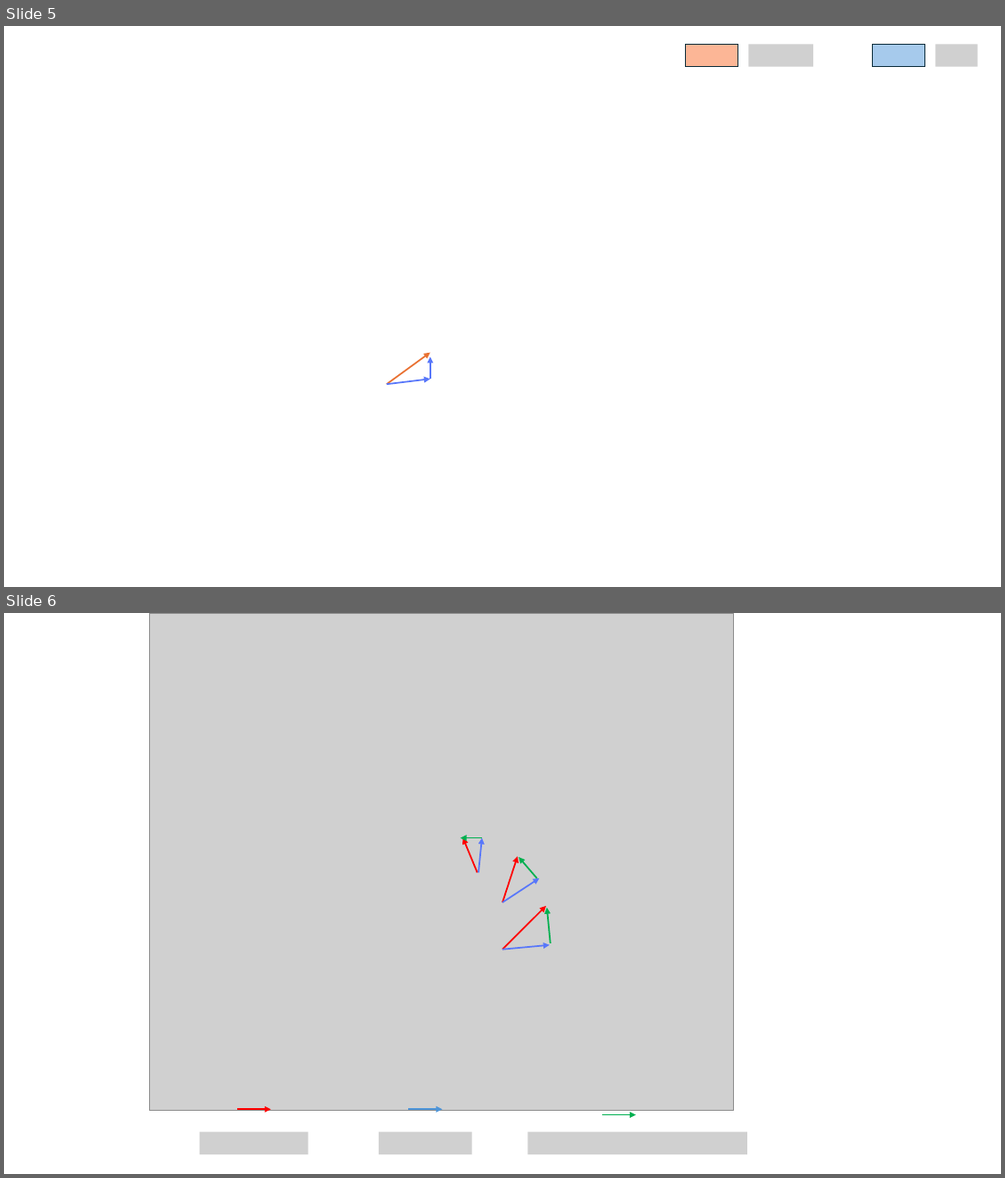
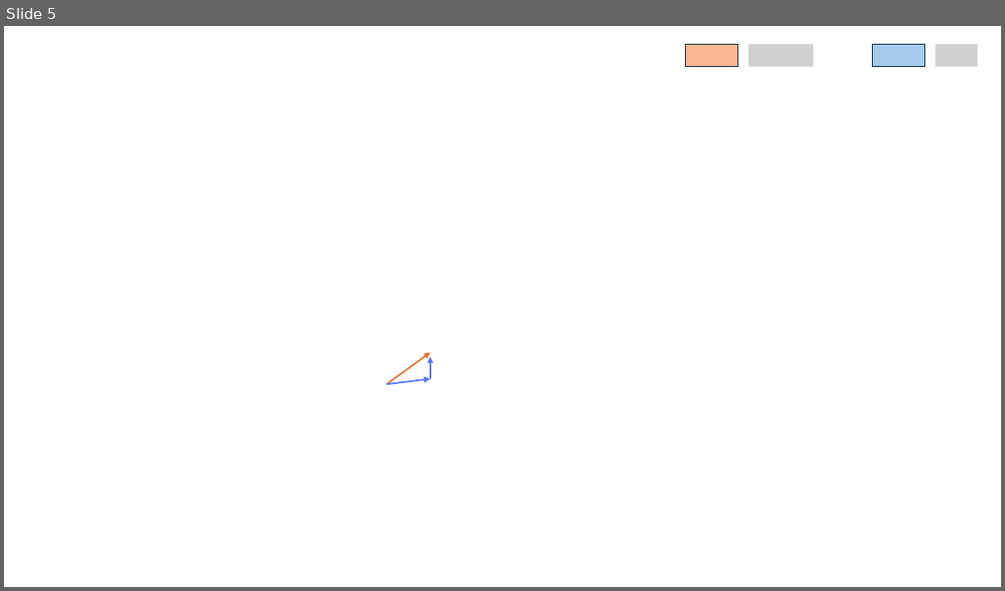
Before and after one commit to innovation-cat/innovation-cat.github.io, a slide deck: images/posts/2025-07-03-blog-post/新建 Microsoft PowerPoint 演示文稿.pptx. Shown one above the other, each under a label of ours: slides 5 and 6 before the commit, slide 5 after it. The pictures are 1005x1178 and 1005x591 pixels, drawn with LibreOffice and Linux fonts; fonts in the diff are those of the drawing; grey boxes stand for pictures; background and template pictures are left out. Boxes give left, top, right and bottom in pixels: in the first picture for what was removed or moved away, otherwise in the second. Text is boxed around its words. In the diff, an @@ line names an element or a change of style, - is before the commit and + after.

```diff
--- a/images/posts/2025-07-03-blog-post/新建 Microsoft PowerPoint 演示文稿.pptx
+++ b/images/posts/2025-07-03-blog-post/新建 Microsoft PowerPoint 演示文稿.pptx
@@ slide 6 removed at (4,613,1001,1174), background #FFFFFF @@
@@ picture removed at (150,613,734,1111) @@
@@ arrow removed from (482, 838) to (461, 838) @@
@@ arrow removed from (477, 873) to (463, 838) @@
@@ arrow removed from (479, 873) to (482, 838) @@
@@ arrow removed from (502, 902) to (518, 856) @@
@@ arrow removed from (502, 902) to (540, 878) @@
@@ arrow removed from (537, 878) to (518, 857) @@
@@ arrow removed from (502, 949) to (546, 906) @@
@@ arrow removed from (550, 943) to (547, 908) @@
@@ arrow removed from (502, 949) to (550, 945) @@
@@ arrow removed from (236, 1109) to (271, 1109) @@
@@ arrow removed from (409, 1109) to (442, 1109) @@
@@ arrow removed from (602, 1115) to (636, 1115) @@
@@ picture removed at (199,1132,307,1154) @@
@@ picture removed at (379,1132,472,1154) @@
@@ picture removed at (528,1132,748,1154) @@
```
Also in this commit, not shown: 1 slide changed, 1 slide added, 4 other files.
